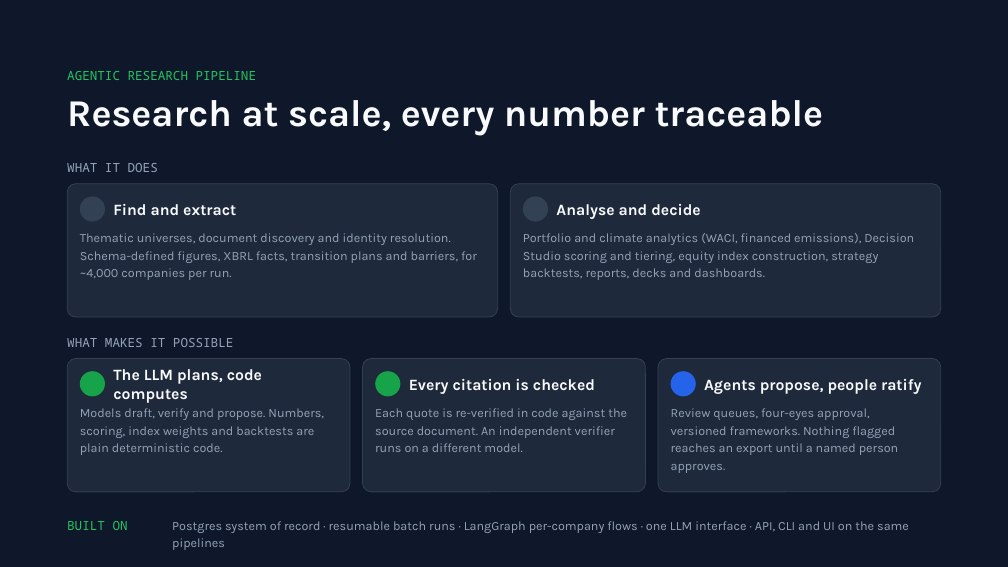
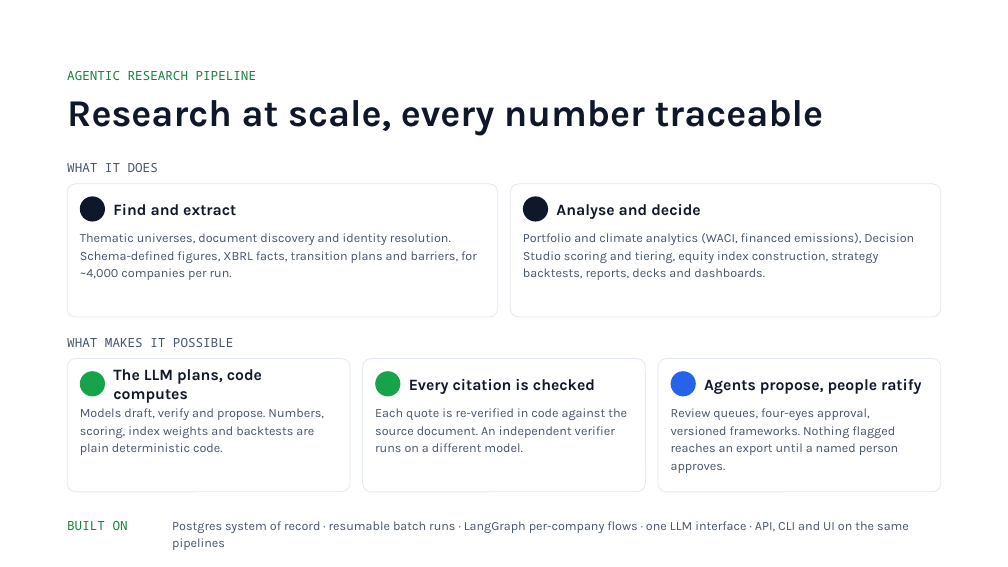
Before and after one commit to kutschersteffen-cmd/Agentic-Research-Pipeline, a slide deck: slide 1 of docs/decks/arp-functions-and-architecture.pptx. Drawn at 1008x567 pixels with LibreOffice and Linux fonts; fonts in the diff are those of the drawing; background and template pictures are left out. Boxes give left, top, right and bottom in pixels: in the first picture for what was removed or moved away, otherwise in the second. Text is boxed around its words. In the diff, an @@ line names an element or a change of style, - is before the commit and + after.

```diff
--- a/docs/decks/arp-functions-and-architecture.pptx
+++ b/docs/decks/arp-functions-and-architecture.pptx
@@ background #0F172A to #FFFFFF @@
@@ text "AGENTIC RESEARCH PIPELINE" at [67, 71, 256, 80]: text colour #22C55E to #15803D @@
@@ ellipse at [80, 197, 105, 222]: fill #334155 to #0F172A @@
@@ ellipse at [523, 197, 548, 222]: fill #334155 to #0F172A @@
@@ fill #1E293B to #FFFFFF; outline #334155 0.75 pt to #E2E8F0 0.75 pt in 5 elements at [67, 184, 498, 317], [510, 184, 941, 317], [67, 358, 350, 492], [363, 358, 646, 492], [658, 358, 941, 492] @@
@@ text colour #F8FAFC to #0F172A in 6 elements at [67, 100, 824, 136], [113, 204, 236, 216], [556, 204, 701, 219], [113, 369, 262, 403], [409, 379, 595, 394], [704, 379, 921, 394] @@
@@ text "BUILT ON" at [67, 521, 128, 530]: text colour #22C55E to #15803D @@
@@ text colour #94A3B8 to #475569 in 8 elements at [67, 163, 158, 172], [80, 233, 477, 280], [523, 233, 914, 280], [67, 338, 233, 347], [80, 408, 324, 455], [375, 408, 627, 452], [671, 408, 898, 473], [172, 521, 909, 550] @@
```
Also in this commit, not shown: 28 other slides changed.
